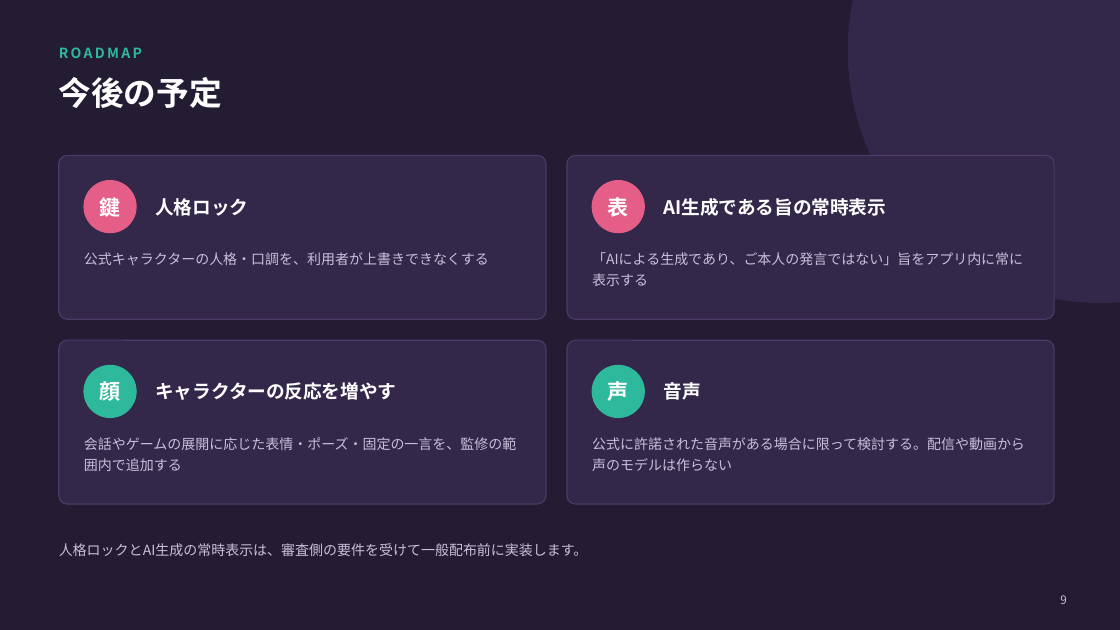
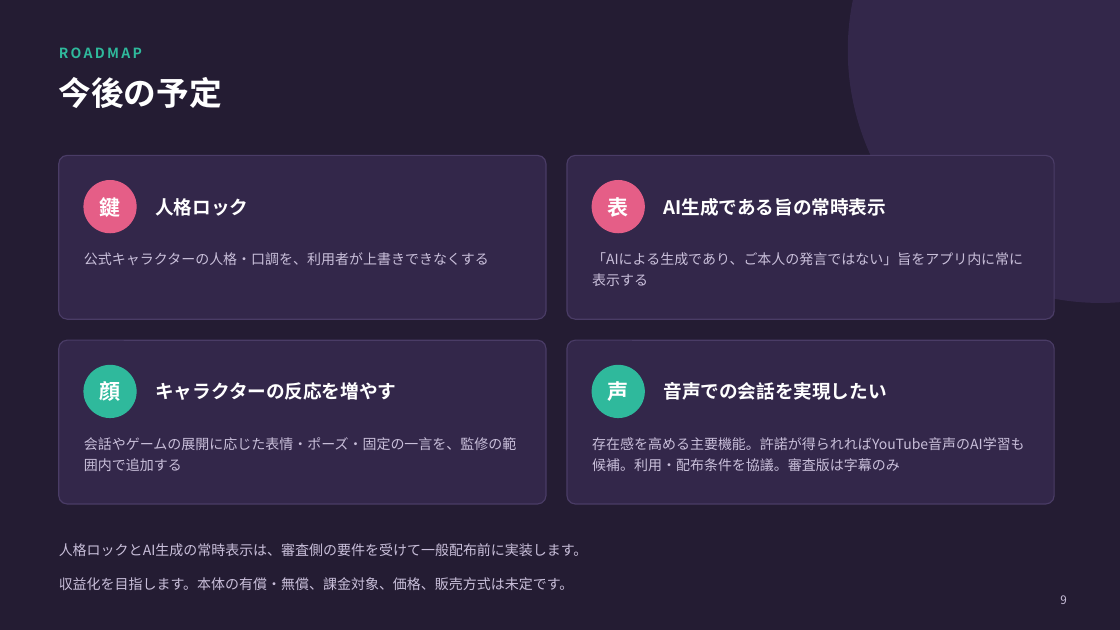
Before and after one commit to benybeny777/PicoAgent, a slide deck: slide 9 of docs/HOLO-INDIE-PLAN.pptx. Drawn at 1120x630 pixels with LibreOffice and Linux fonts; fonts in the diff are those of the drawing. Boxes give left, top, right and bottom in pixels: in the first picture for what was removed or moved away, otherwise in the second. Text is boxed around its words. In the diff, an @@ line names an element or a change of style, - is before the commit and + after.

Commit message:
docs: 収益化は方式未定とし音声会話の実現方針を明記 (#375)
* docs: 収益化の方法と本体価格を未定へ訂正

* docs: 音声会話と許諾付きAI学習を企画へ反映

```diff
--- a/docs/HOLO-INDIE-PLAN.pptx
+++ b/docs/HOLO-INDIE-PLAN.pptx
@@ text at bbox=[664, 382, 887, 400]: text changed @@
-音声
+音声での会話を実現したい
@@ text at bbox=[592, 437, 1025, 471]: text changed @@
-公式に許諾された音声がある場合に限って検討する。配信や動画から声のモデルは作らない
+存在感を高める主要機能。許諾が得られればYouTube音声のAI学習も候補。利用・配布条件を協議。審査版は字幕のみ
@@ text added at bbox=[59, 577, 574, 590], 12 pt, text #C9BFDA @@
+収益化を目指します。本体の有償・無償、課金対象、価格、販売方式は未定です。
```
Also in this commit, not shown: 7 other files.
